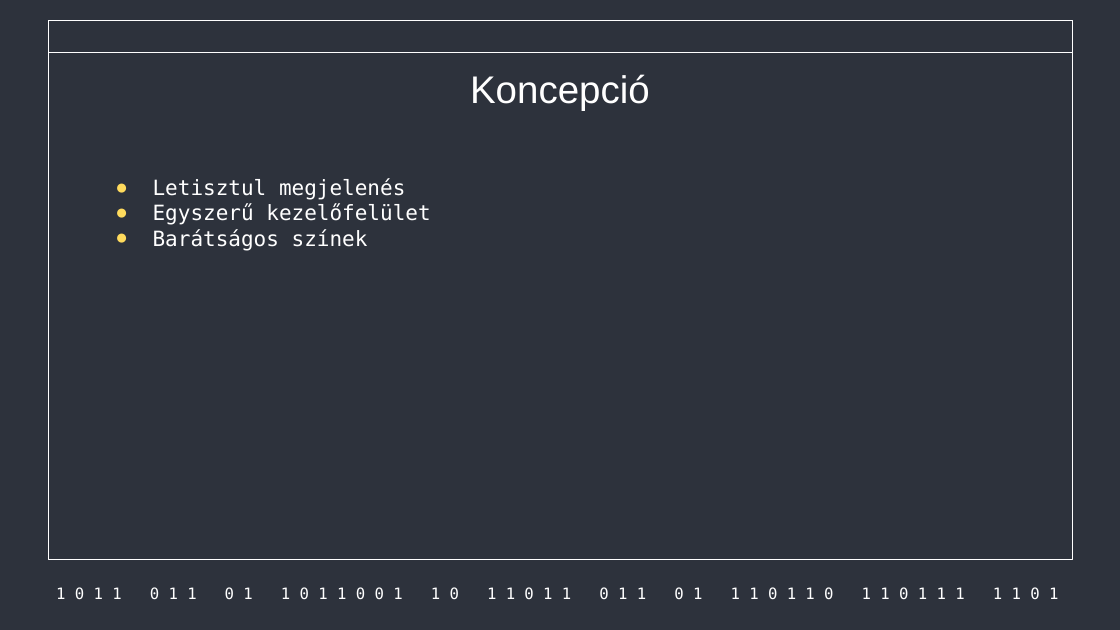
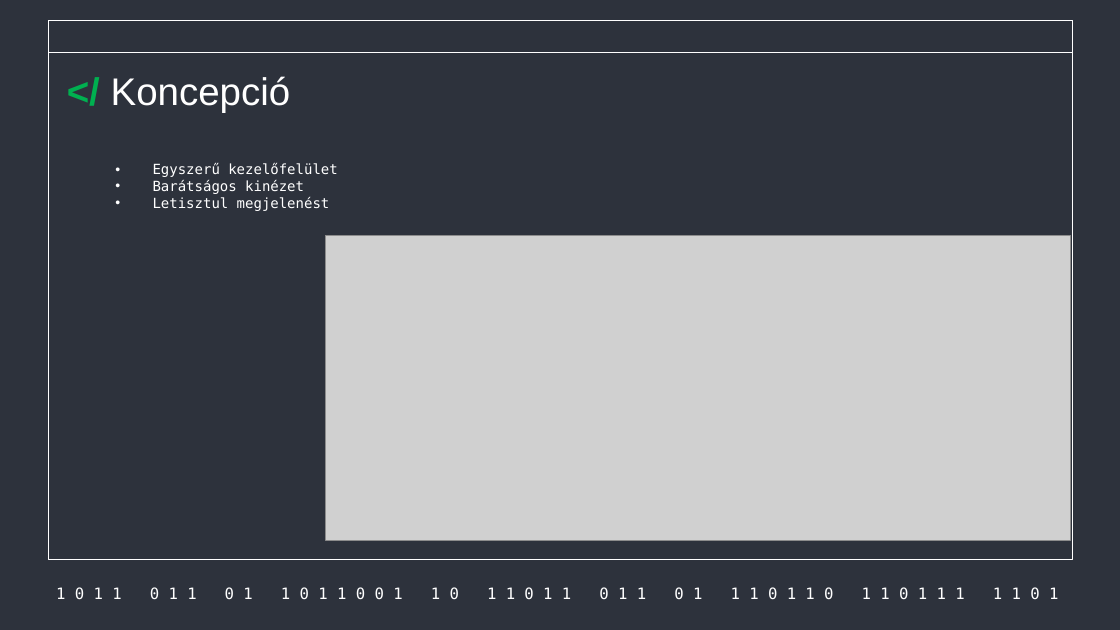
Before and after one commit to Acsilaa/dusza2024-25, a slide deck: slide 13 of Hell yeah ppt.pptx (slide 12 before the commit). Drawn at 1120x630 pixels with LibreOffice and Linux fonts; fonts in the diff are those of the drawing; grey boxes stand for pictures. Boxes give left, top, right and bottom in pixels: in the first picture for what was removed or moved away, otherwise in the second. Text is boxed around its words. In the diff, an @@ line names an element or a change of style, - is before the commit and + after.

```diff
--- a/Hell yeah ppt.pptx
+++ b/Hell yeah ppt.pptx
@@ text at box(111, 76, 291, 113): text changed @@
-Koncepció
+</ Koncepció
@@ text "Egyszerű kezelőfelület": place and size @@
-text "Egyszerű kezelőfelület" at box(153, 178, 430, 251)
+text "Egyszerű kezelőfelület" at box(153, 163, 337, 211)
@@ text at box(153, 178, 405, 200): paragraph removed @@
-● Letisztul megjelenés
@@ text at box(153, 163, 337, 177): size 18 to 12 pt in "Egyszerű kezelőfelület"; bullet ● to •; bullet colour #FFDB5D to #FFFFFF @@
@@ text at box(153, 180, 330, 211): text changed; size 18 to 12 pt @@
-● Barátságos színek
+• Barátságos kinézet
+• Letisztul megjelenést
@@ picture added at box(326, 235, 1070, 540) @@
@@ picture added at box(498, 237, 803, 540) @@
```
Also in this commit, not shown: 5 other slides changed, 9 slides added, 4 slides removed.
